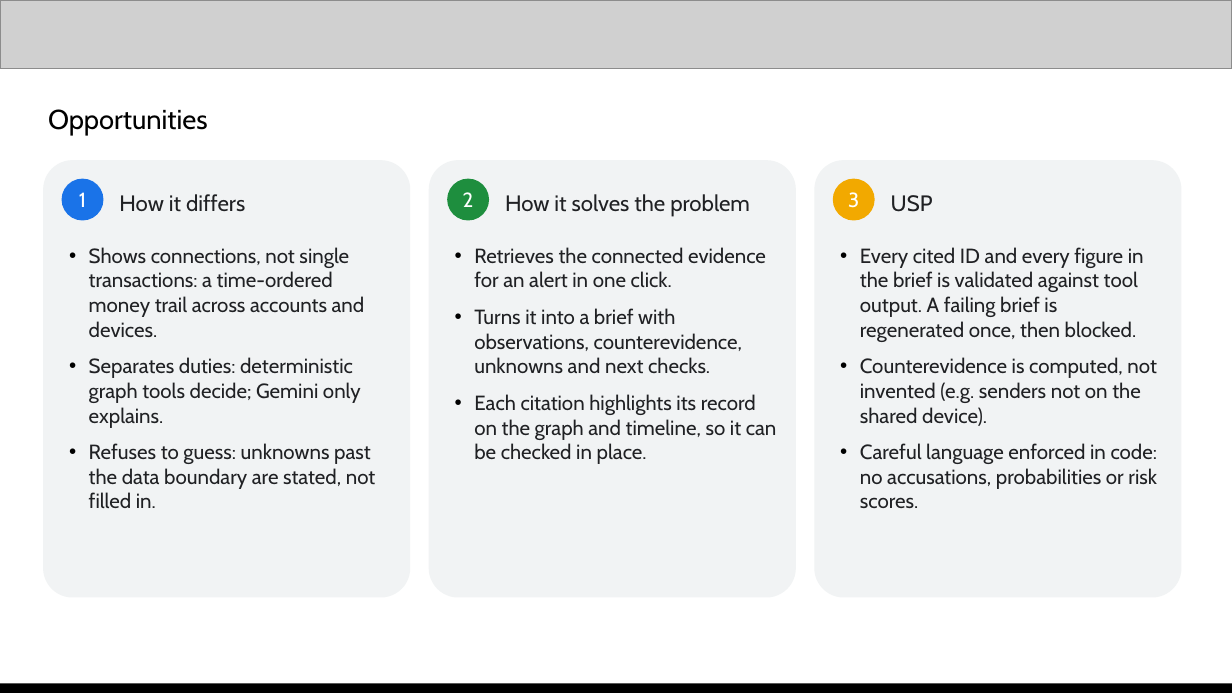
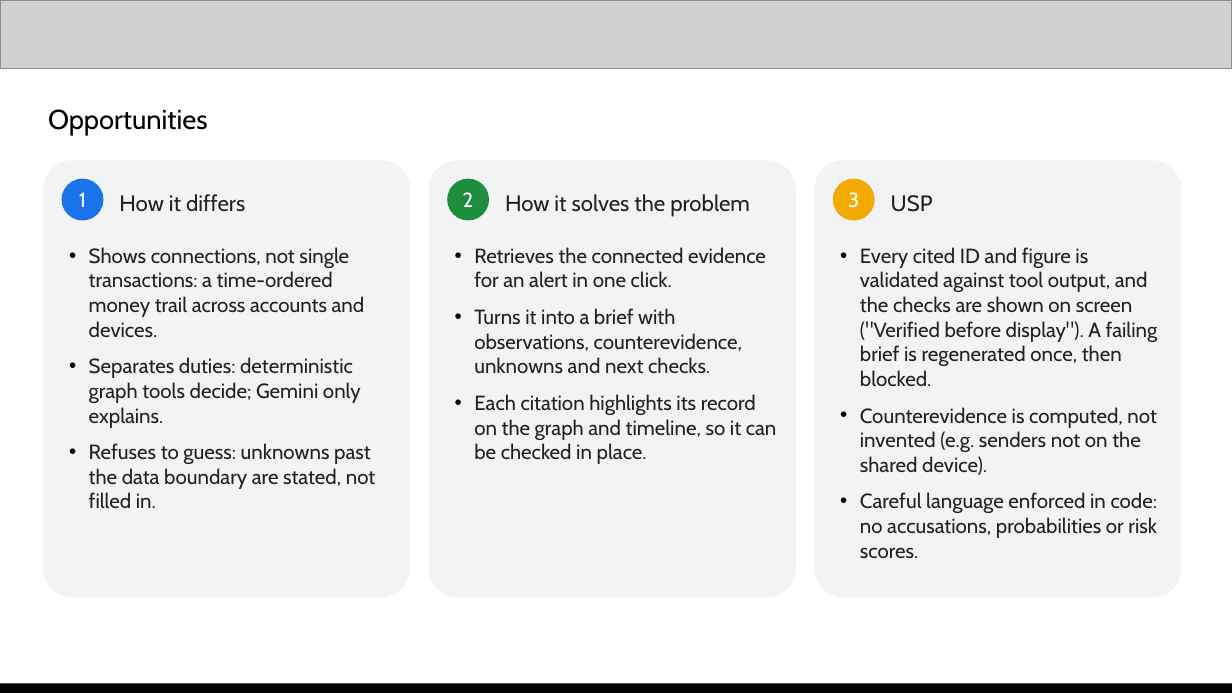
Before and after one commit to shieryl-ryle/traceguard, a slide deck: slide 3 of submission/TraceGuard-proposal.pptx. Drawn at 1232x693 pixels with LibreOffice and Linux fonts; fonts in the diff are those of the drawing; grey boxes stand for pictures. Boxes give left, top, right and bottom in pixels: in the first picture for what was removed or moved away, otherwise in the second. Text is boxed around its words. In the diff, an @@ line names an element or a change of style, - is before the commit and + after.

```diff
--- a/submission/TraceGuard-proposal.pptx
+++ b/submission/TraceGuard-proposal.pptx
@@ text at bbox=[860, 247, 1158, 386]: text changed @@
-• Every cited ID and every figure in the brief is validated against tool output. A failing brief is regenerated once, then blocked.
+• Every cited ID and figure is validated against tool output, and the checks are shown on screen ("Verified before display"). A failing brief is regenerated once, then blocked.
```
Also in this commit, not shown: 5 other slides changed, 1 slide added, 1 slide removed, 10 other files.
